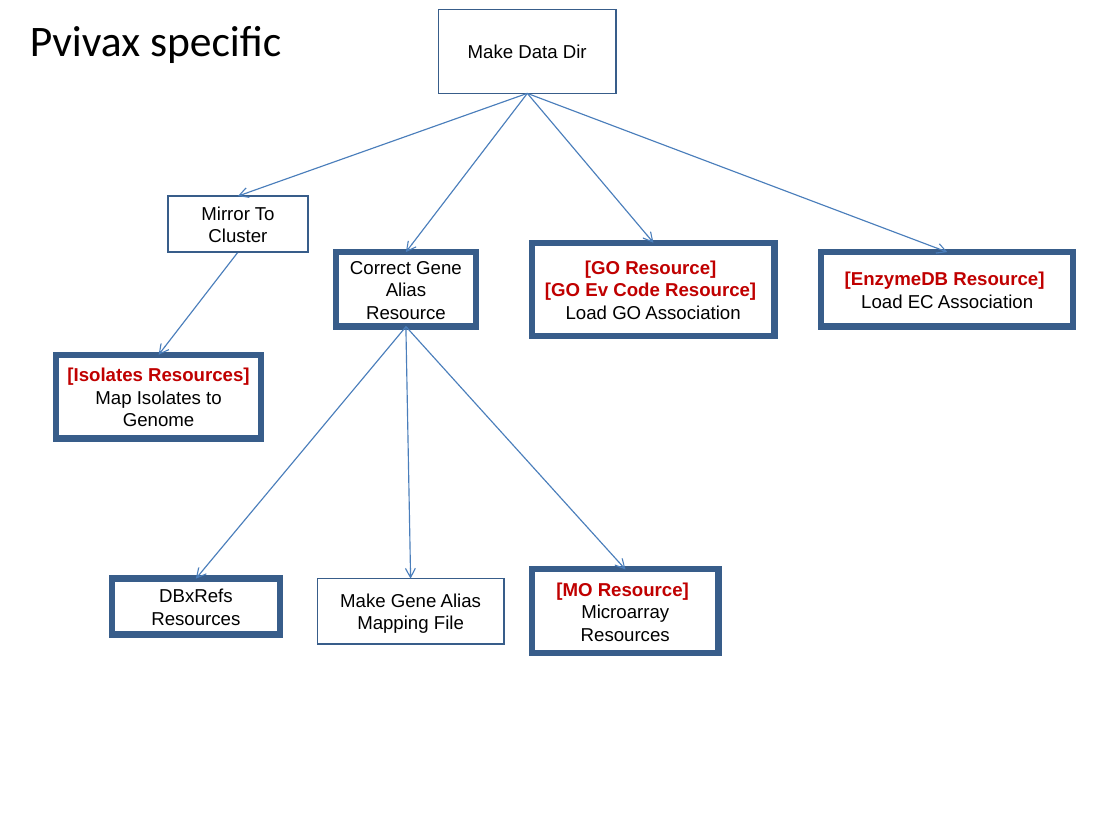
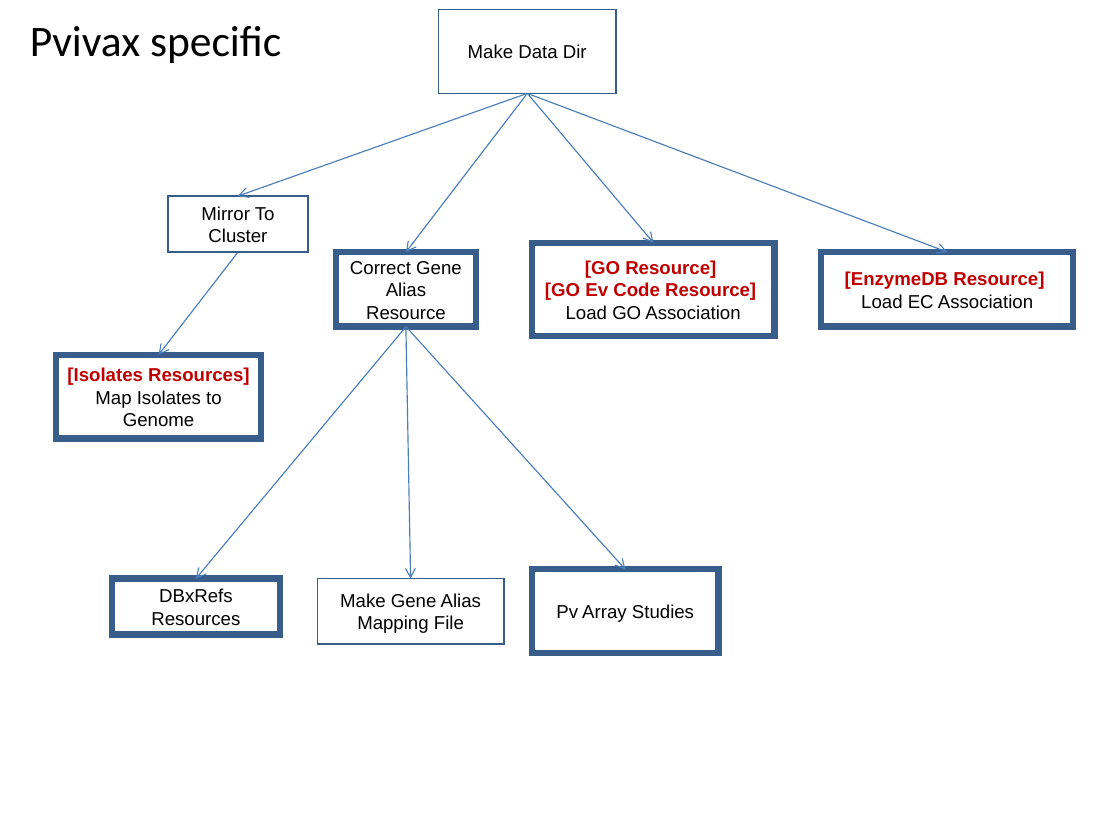
Before and after one commit to VEuPathDB/ApiCommonWorkflow, a slide deck: slide 34 of Main/doc/IntegratedWorkflow.ppt. Drawn at 1120x840 pixels with LibreOffice and Linux fonts; fonts in the diff are those of the drawing. Boxes give left, top, right and bottom in pixels: in the first picture for what was removed or moved away, otherwise in the second. Text is boxed around its words. In the diff, an @@ line names an element or a change of style, - is before the commit and + after.

Commit message:
update pb, pv, py array studies

```diff
--- a/Main/doc/IntegratedWorkflow.ppt
+++ b/Main/doc/IntegratedWorkflow.ppt
@@ text in rectangle at [556, 604, 694, 622]: text changed @@
-[MO Resource]
-Microarray
-Resources
+Pv Array Studies
```
Also in this commit, not shown: 8 other slides changed.
